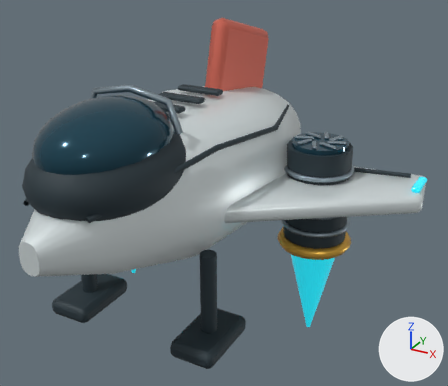
An edit to the glTF model public/models/starship.glb, drawn before and after from the same camera.
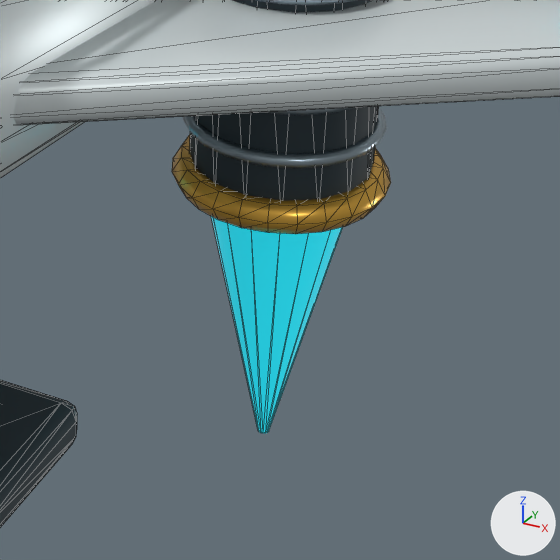
The first picture shows the older version from a 50 mm camera at (2.26, -3.38, 2.65) aimed at (0.29, 0.2, 0.86). The close-ups show the older and then the newer version on the part from 49% to 91% of the width and 47% to 96% of the height of that picture. Only the edits that show in the close-ups are written down. Lighting does not change. The marker at lower right points along +X, +Y and +Z. The close-ups show mesh edges as thin lines. Where no turn or scale is listed for an object, it has been applied to the vertices.

Before the edit, the objects in view are built like this:
```python
mat_aurora_cyan = principled_material('Aurora Cyan')
mat_aurora_cyan.base_color = (0.02, 0.72, 0.86)  # cyan #27ddef
mat_aurora_cyan.metallic = 0.15
mat_aurora_cyan.roughness = 0.18
mat_aurora_cyan.emission_color = (0.009, 0.36, 0.45)  # cyan #18a2b3
mat_aurora_cyan.emission_strength = 1.0
me_canopyframe = bpy.data.meshes.new('CanopyFrame')
me_canopyframe.from_pydata(...)  # 2078 vertices, 4080 faces; spans x -1.11..1.11, y -0.45..0.82, z 0.6..1.75
me_canopyframe.materials.append(mat_brushed_titanium)  # grey #99aab3
me_cone_012 = bpy.data.meshes.new('Cone.012')
me_cone_012.from_pydata(...)  # a 16-sided cut cone along z (radius 0.015 at the low end, 0.19 at the high end) spanning x -0.19..0.19, y -0.19..0.19, z -0.37..0.37
me_cone_012.materials.append(mat_aurora_cyan)  # cyan #27ddef, glowing cyan #18a2b3
me_flighthull = bpy.data.meshes.new('FlightHull')
me_flighthull.from_pydata(...)  # 256 vertices, 500 faces; spans x -1.61..1.61, y -1.38..1.32, z -0.48..0.48
me_flighthull.materials.append(mat_ceramic_white)  # white #dde6e7
ob_canopyframe = bpy.data.objects.new('CanopyFrame', me_canopyframe)
ob_canopyframe.location = (0.0, 0.0, 0.0)
ob_exhaustglow_001 = bpy.data.objects.new('ExhaustGlow.001', me_cone_012)
ob_exhaustglow_001.location = (0.86, 0.57, 0.05)
ob_flighthull = bpy.data.objects.new('FlightHull', me_flighthull)
ob_flighthull.location = (0.0, 0.0, 1.03)
# also in view: 'AileronSeam' at (0.0, -0.1, 0.8); 'EngineRim' at (0.0, 0.57, 0.47)
```
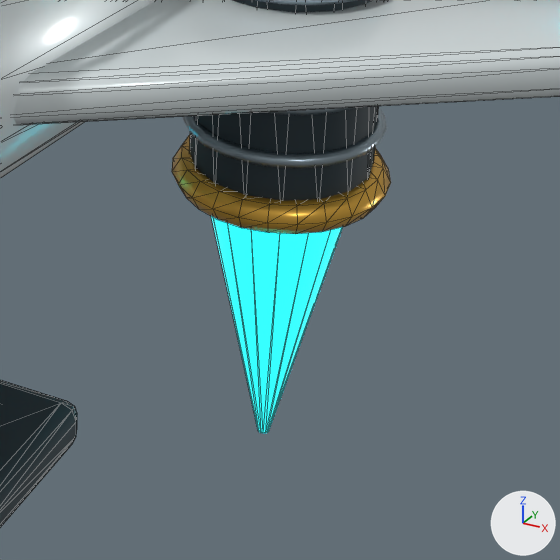
Diff of the bpy script that builds the scene:
```diff
--- a/public/models/starship.glb.py
+++ b/public/models/starship.glb.py
@@ mat_aurora_cyan @@
 mat_aurora_cyan.roughness = 0.18
-mat_aurora_cyan.emission_color = (0.009, 0.36, 0.45)  # cyan #18a2b3
+mat_aurora_cyan.emission_color = (0.02, 0.8, 1.0)  # cyan #27e7ff
 mat_aurora_cyan.emission_strength = 1.0
```

Pixel boxes [x1, y1, x2, y2] of what changed, in the close-ups (560 x 560 px):
'ExhaustGlow.001', recoloured (lighter)
    both: [211, 216, 343, 433]
